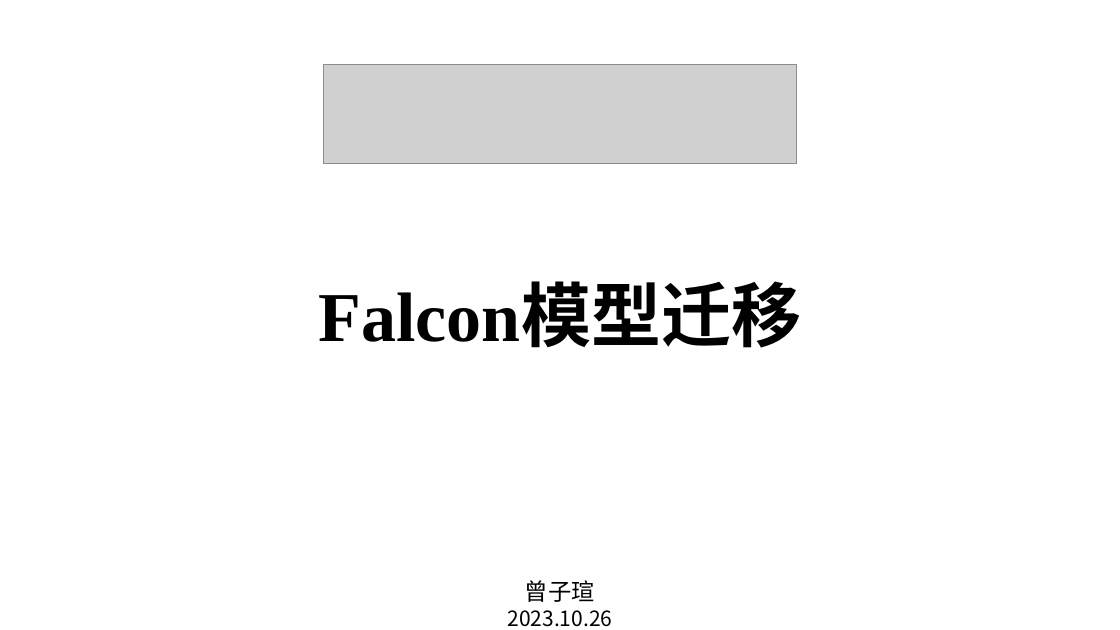
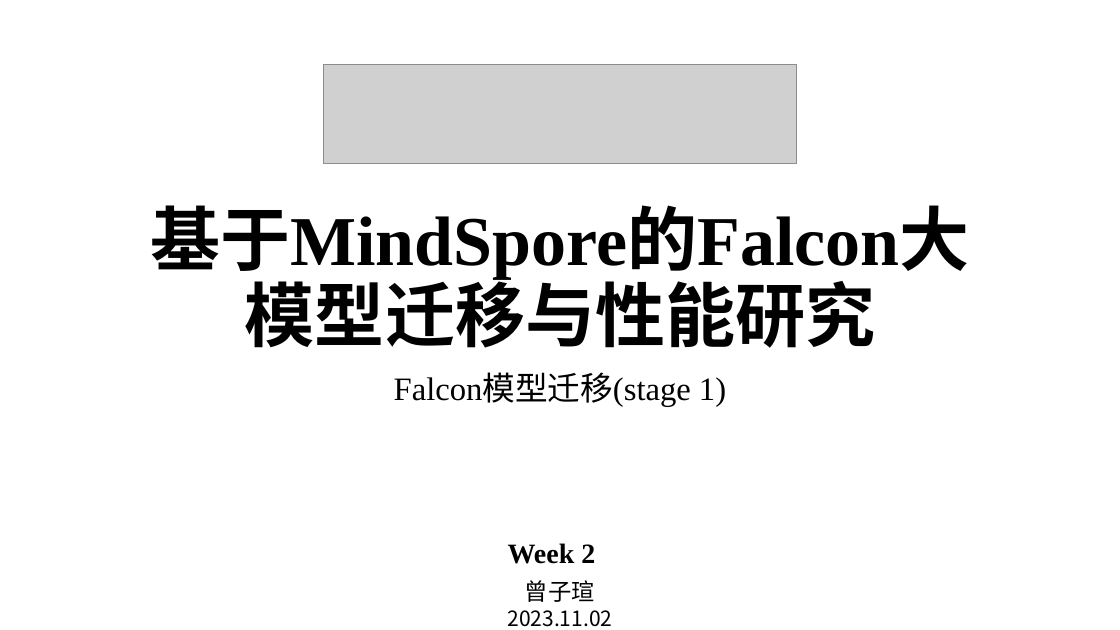
Before and after one commit to hypertseng/migration-falcon, a slide deck: slide 1 of 周记/Week-2 Falcon模型迁移.pptx. Drawn at 1120x630 pixels with LibreOffice and Linux fonts; fonts in the diff are those of the drawing; grey boxes stand for pictures; background and template pictures are left out. Boxes give left, top, right and bottom in pixels: in the first picture for what was removed or moved away, otherwise in the second. Text is boxed around its words. In the diff, an @@ line names an element or a change of style, - is before the commit and + after.

```diff
--- a/周记/Week-2 Falcon模型迁移.pptx
+++ b/周记/Week-2 Falcon模型迁移.pptx
@@ title at (x1=150, y1=205, x2=969, y2=283): text changed @@
-Falcon模型迁移
+基于MindSpore的Falcon大模型迁移与性能研究
@@ subtitle added at (x1=394, y1=374, x2=726, y2=406), 28 pt, text #000000 @@
+Falcon模型迁移(stage 1)
@@ text added at (x1=508, y1=543, x2=595, y2=564), 24 pt, text #000000, bold @@
+Week 2
@@ text at (x1=508, y1=610, x2=613, y2=627): text changed @@
-2023.10.26
+2023.11.02
```
Also in this commit, not shown: 17 other files.
